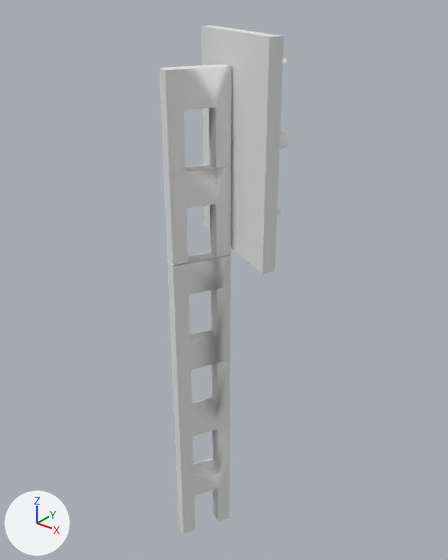
The OBJ model assets/blender/ks/advtrains_signals_ks_main_smr30.obj: old version first, new version second.
Before and after are seen from a 50 mm lens placed at (1.55, -1.24, 1.75), pointed at (0.19, 0.47, 0.7). The axes (+X, +Y, +Z) are drawn at lower left. The lights are the same throughout. Where no turn or scale is listed for an object, it has been applied to the vertices. Vertices at the same position are counted once.

In view in the first picture: 'KsHauptsignal_Plane.006'.
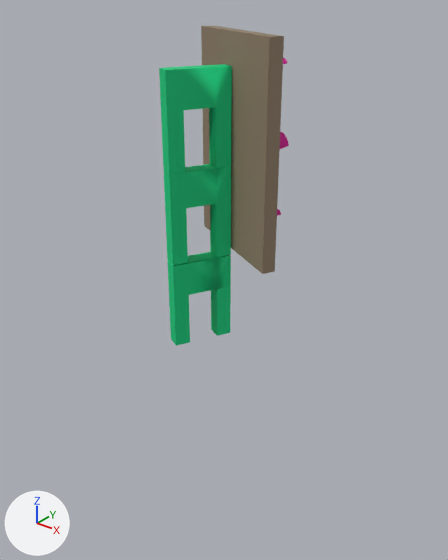
The newer file is also turned or shifted as a whole; pictures and numbers use the older file's frame.

Edits to the bpy script that builds the scene:
```text
Change mat_mast:
    mat_mast.base_color: (0.8, 0.8, 0.8) -> (0.0, 0.64, 0.218)  # white #e7e7e7 -> green #00d181
Change mat_schirm:
    mat_schirm.base_color: (0.8, 0.8, 0.8) -> (0.287, 0.216, 0.145)  # white #e7e7e7 -> brown #92806a
Change me_kshauptsignal_plane_006:
    used by ob_kshauptsignal_plane_006; location = (0.0, 0.0, 0.0)
    remove me_kshauptsignal_plane_006.from_pydata(...)  # 896 vertices, 1460 faces, 12 loose edges; spans x 0.02..0.49, y 0.23..0.63, z -0.5..1.6
    add me_kshauptsignal_plane_006.from_pydata(...)  # 848 vertices, 1403 faces, 12 loose edges; spans x 0.02..0.49, y 0.23..0.63, z 0.5..1.6
    me_kshauptsignal_plane_006 part 1
    48 vertices are removed from x 0.09..0.25, y 0.23..0.46, z -0.5..0.37
    57 faces are deleted
```

Changed parts and their boxes (x1, y1, x2, y2) in the pictures (448 x 560 px):
'KsHauptsignal_Plane.006', recoloured, reshaped (37% shorter): before (159, 26, 289, 534); after (159, 26, 289, 345)
part 1 of me_kshauptsignal_plane_006, deleted: before (171, 329, 230, 534)
